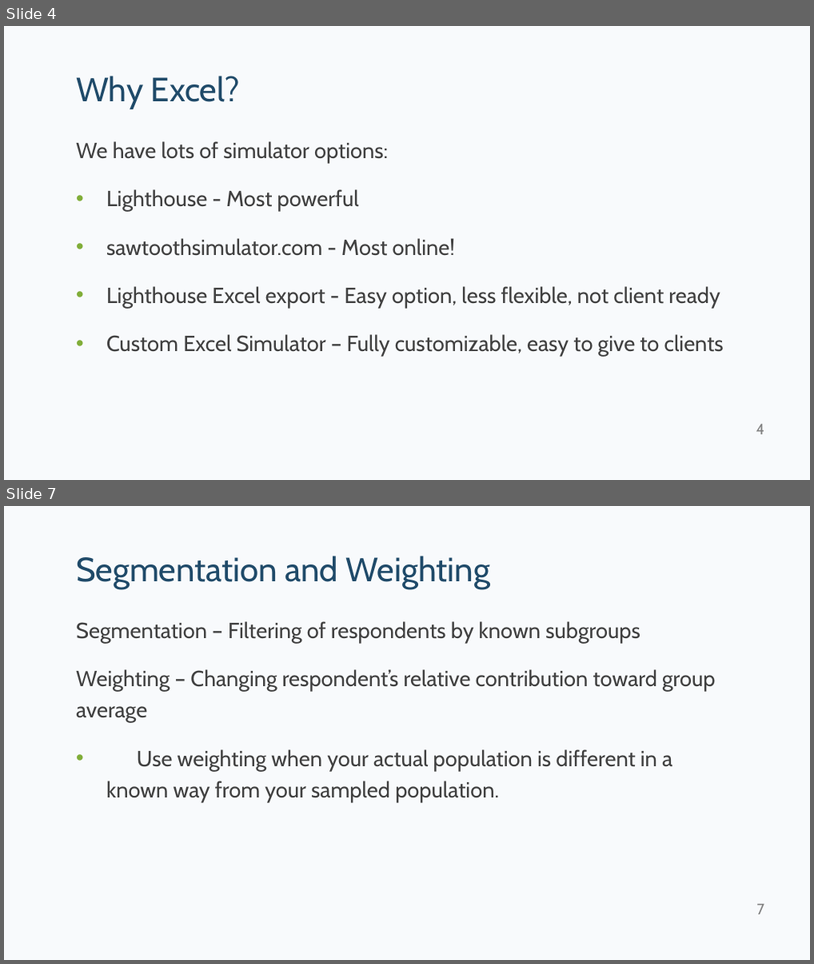
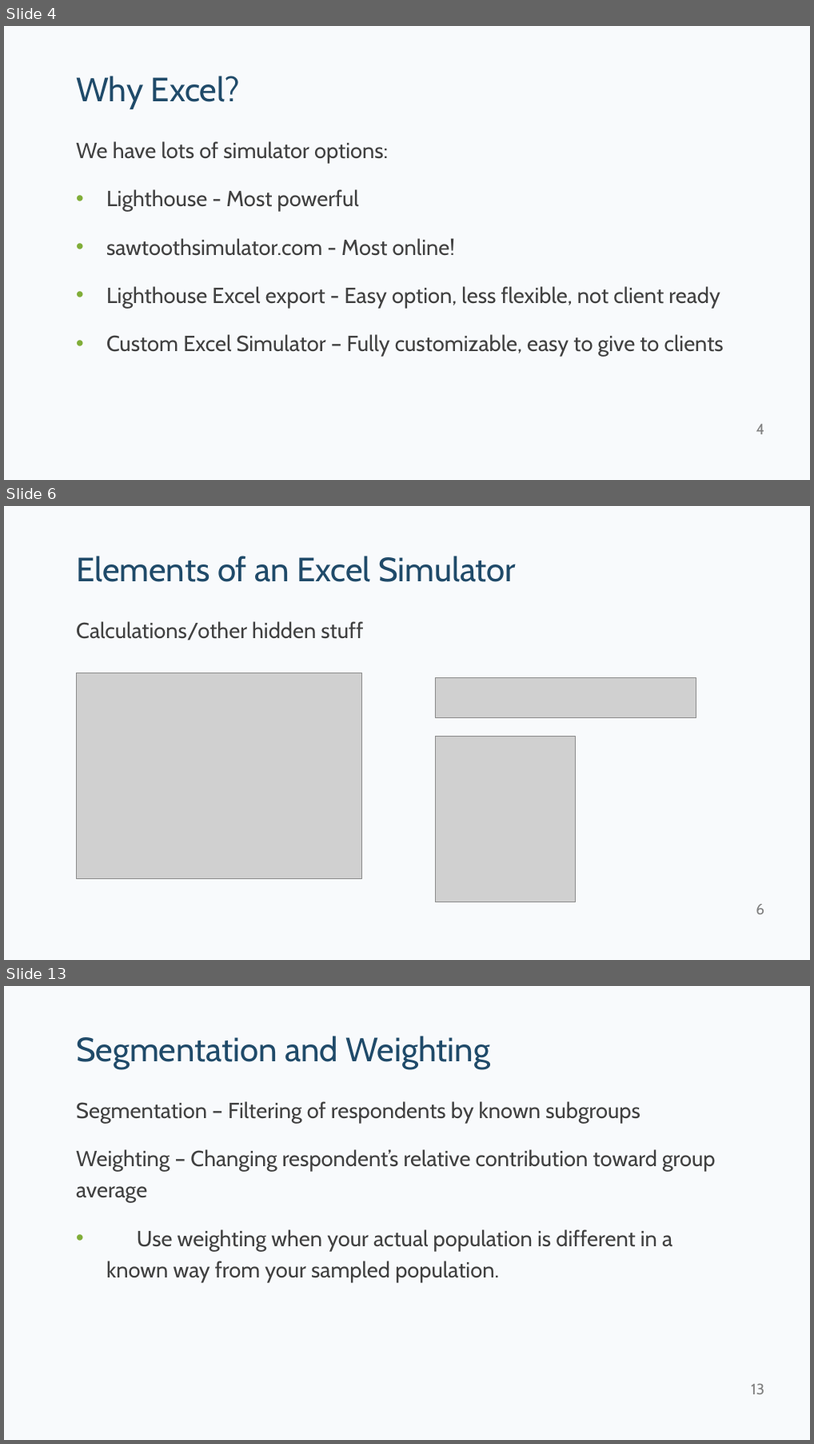
Before and after one commit to kpfairchild/ExcelSimulator, a slide deck: Excel Simulator Tips and Tricks.pptx. Shown one above the other, each under a label of ours: slides 4 and 7 before the commit, slides 4, 6 and 13 after it; the slides between them are not shown. The pictures are 814x964 and 814x1444 pixels, drawn with LibreOffice and Linux fonts; fonts in the diff are those of the drawing; grey boxes stand for pictures. Boxes give left, top, right and bottom in pixels: in the first picture for what was removed or moved away, otherwise in the second. Text is boxed around its words. In the diff, an @@ line names an element or a change of style, - is before the commit and + after.

```diff
--- a/Excel Simulator Tips and Tricks.pptx
+++ b/Excel Simulator Tips and Tricks.pptx
@@ slide 6 added at (4, 506, 810, 960), background #F8FAFC @@
@@ title added at (76, 556, 516, 582), 40 pt, text #1F4A69 @@
+Elements of an Excel Simulator
@@ text added at (76, 621, 363, 640), 26 pt, text #404040 @@
+Calculations/other hidden stuff
@@ picture added at (76, 673, 362, 879) @@
@@ picture added at (435, 678, 697, 718) @@
@@ picture added at (435, 736, 576, 902) @@
@@ page number added at (756, 904, 765, 914), 18 pt, text #808080 @@
+6
@@ what was slide 7 is now slide 13 @@
@@ page number at (751, 1383, 765, 1394): text changed @@
-7
+13
```
Also in this commit, not shown: 8 slides changed, 4 other slides added, 3 other files.
